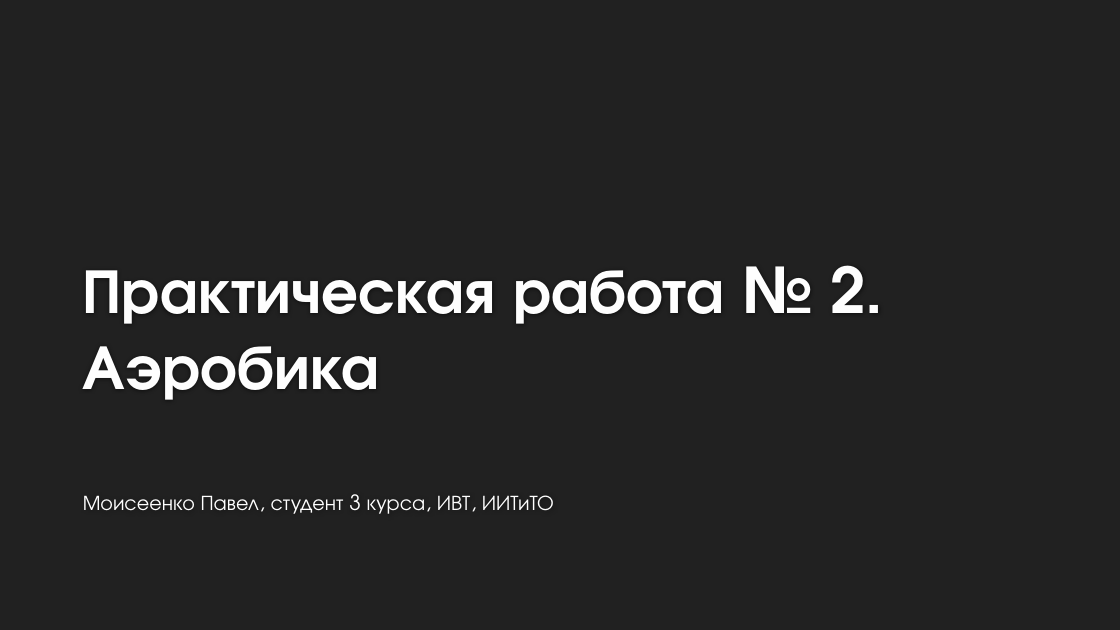
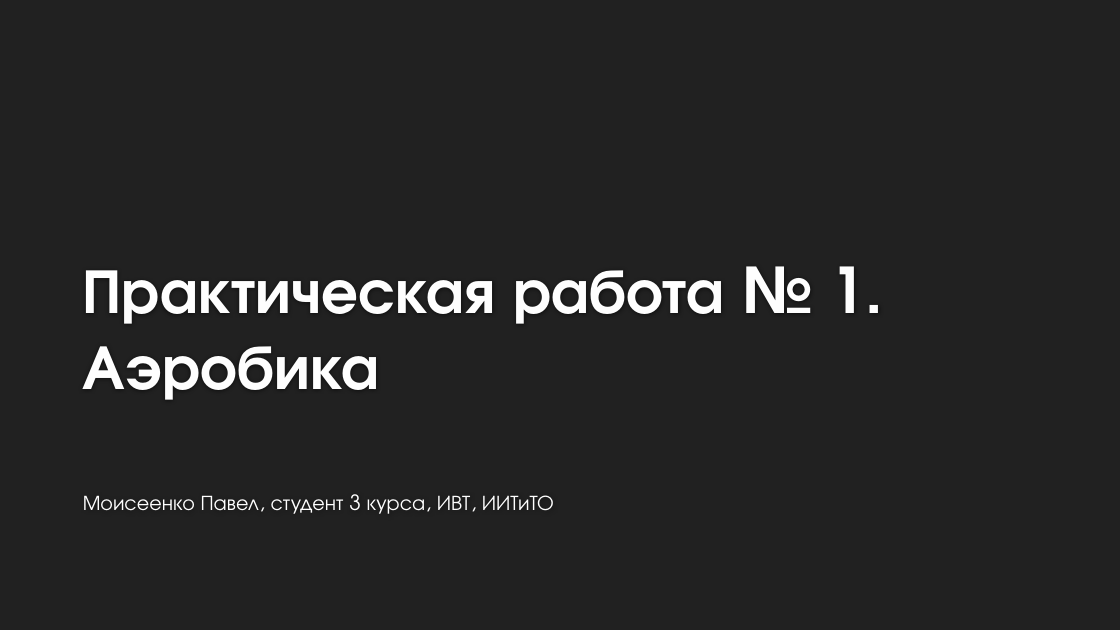
Before and after one commit to Rakleed/rgpu, a slide deck: slide 1 of 6-semester/physical-education/practical1.pptx. Drawn at 1120x630 pixels with LibreOffice and Linux fonts; fonts in the diff are those of the drawing; background and template pictures are left out. Boxes give left, top, right and bottom in pixels: in the first picture for what was removed or moved away, otherwise in the second. Text is boxed around its words. In the diff, an @@ line names an element or a change of style, - is before the commit and + after.

```diff
--- a/6-semester/physical-education/practical1.pptx
+++ b/6-semester/physical-education/practical1.pptx
@@ title at (x1=83, y1=266, x2=884, y2=400): text changed @@
-Практическая работа № 2. Аэробика
+Практическая работа № 1. Аэробика
```
